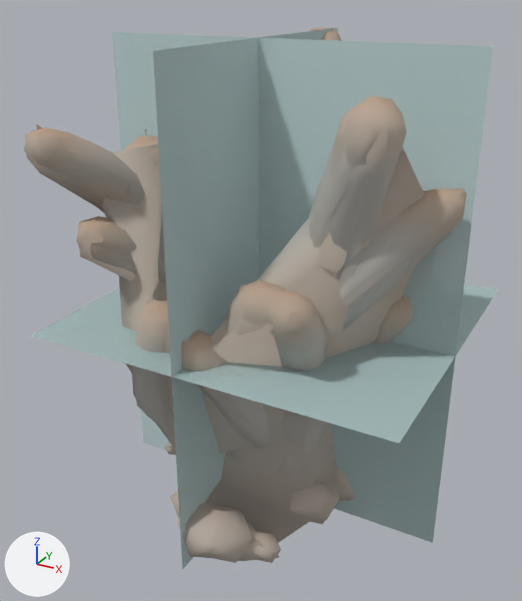
An edit to the glTF model data/models/board/mars/finger-crown.glb, drawn before and after from the same camera.
Camera for both pictures: a 50 mm camera at (20.5, -37.0, 32.8) aimed at (0.3, -0.3, 14.4). The lights are fixed; the arrows at lower left show +X, +Y and +Z. The first picture is the older version. Where no turn or scale is listed for an object, it has been applied to the vertices. Vertices at exactly the same position are counted once.

Objects in the first picture: 'finger-crown-lod0.001', 'finger-crown-lod1.001', 'finger-crown-lod2.001', 'finger-crown-lod3.001'.
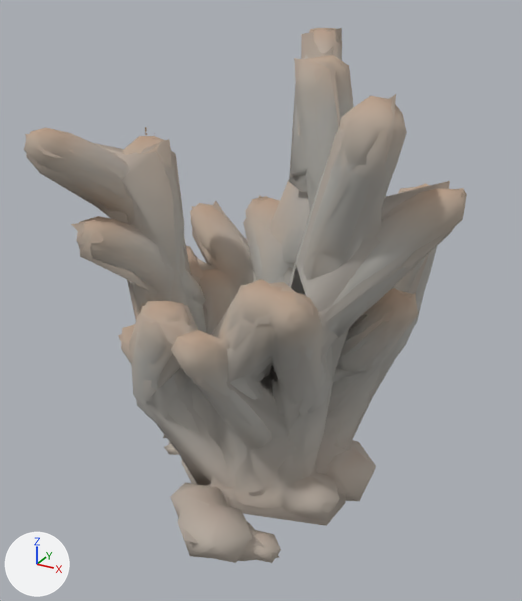
Location of each change, [x1, y1, x2, y2] in pixels of the pictures (522 x 601 px; the box of a moved part takes in the faces that stretch with it):
'finger-crown-lod3.001', reshaped, recoloured (not visible afterwards)
    before: [30, 28, 498, 570]
'finger-crown-lod2.001', reshaped (6% wider)
    before: [36, 29, 425, 543]
    after: [36, 28, 450, 543]
part 1 of me_finger_crown_lod2, rebuilt
    before: [101, 97, 425, 543]
    after: [36, 28, 450, 543]
part 2 of me_finger_crown_lod3, moved or reshaped (not visible afterwards)
    before: [46, 28, 495, 570]
part 3 of me_finger_crown_lod3, recoloured (pale blue)
    before: [46, 28, 495, 570]

The edits, one by one:
me_finger_crown_lod2 is used by ob_finger_crown_lod2_001; location (0.0, 0.0, 0.0).
me_finger_crown_lod2 had 53 vertices, 92 faces and spanned x -9.7..11.2, y -7.9..9.9, z 0.0..30.0.
me_finger_crown_lod2 now has 215 vertices, 337 faces and spans x -10.3..12.1, y -10.0..10.8, z 0.0..30.0.
me_finger_crown_lod2 part 1: the loose piece of 47 vertices spanning x -8.1..11.2, y -7.9..8.2, z 0.0..28.1 is rebuilt with 140 vertices and now spans x -10.3..12.0, y -10.0..10.8, z 0.0..30.0.
Other edits to the shape of me_finger_crown_lod2 do not show in these pictures.
me_finger_crown_lod3 is used by ob_finger_crown_lod3_001; location (0.0, 0.0, 0.0).
me_finger_crown_lod3 had 12 vertices, 6 faces and spanned x -10.3..12.7, y -9.6..11.0, z 0.0..30.0.
me_finger_crown_lod3 now has 12 vertices, 6 faces and spans x -10.3..12.1, y -10.0..10.8, z 0.0..30.0.
Part 2, on me_finger_crown_lod3:
Vertex 1 of me_finger_crown_lod3 moves from (12.7, 0.0, 0.0) at pixel (432, 542) to (12.1, 0.0, 0.0).
Vertex 2 of me_finger_crown_lod3 moves from (12.7, 0.0, 30.0) at pixel (493, 46) to (12.1, 0.0, 30.0).
Vertex 4 of me_finger_crown_lod3 moves from (0.0, -9.6, 0.0) at pixel (182, 570) to (0.0, -10.0, 0.0).
Vertex 5 of me_finger_crown_lod3 moves from (0.0, 11.0, 0.0) to (0.0, 10.8, 0.0).
Vertex 6 of me_finger_crown_lod3 moves from (0.0, 11.0, 30.0) at pixel (337, 27) to (0.0, 10.8, 30.0) at pixel (336, 27).
Vertex 7 of me_finger_crown_lod3 moves from (0.0, -9.6, 30.0) at pixel (153, 50) to (0.0, -10.0, 30.0).
Vertex 8 of me_finger_crown_lod3 moves from (-10.3, -9.6, 13.5) at pixel (29, 335) to (-10.3, -10.0, 13.9).
Vertex 9 of me_finger_crown_lod3 moves from (12.7, -9.6, 13.5) at pixel (399, 443) to (12.1, -10.0, 13.9).
Vertex 10 of me_finger_crown_lod3 moves from (12.7, 11.0, 13.5) at pixel (498, 290) to (12.1, 10.8, 13.9).
Vertex 11 of me_finger_crown_lod3 moves from (-10.3, 11.0, 13.5) to (-10.3, 10.8, 13.9).
me_finger_crown_lod3 part 3: 6 faces centred in x -2.6..5.0, y -2.8..4.1, z 10.0..20.0 are repainted in the vertex colours; the middle colour goes from pale blue #e4ffff to beige #ffffc8.
